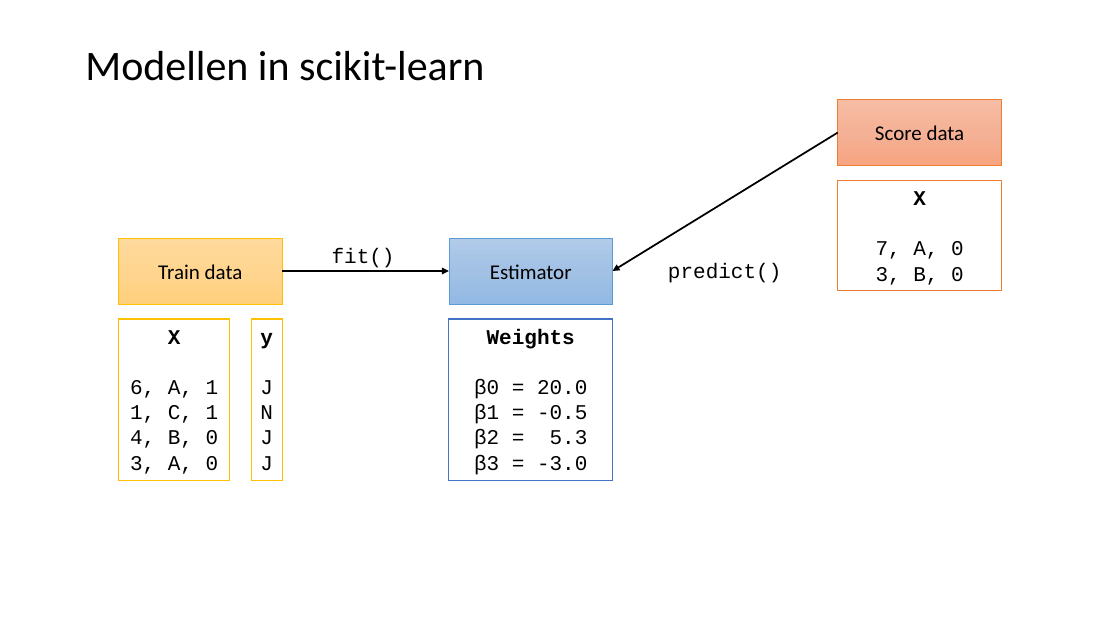
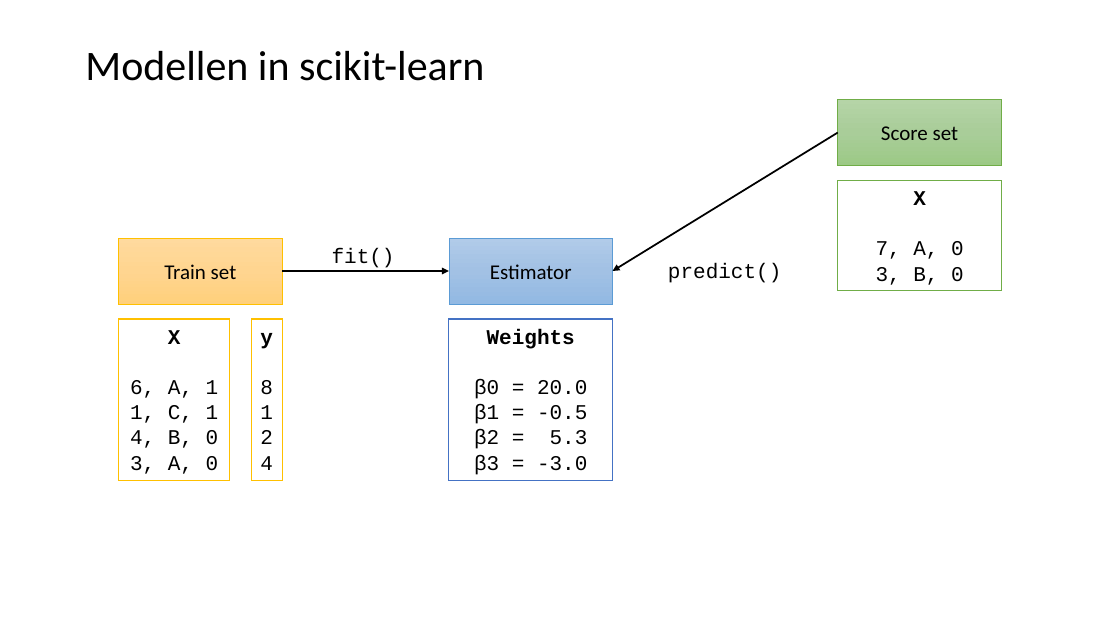
Before and after one commit to LFKoning/knowledge-sharing, a slide deck: slide 22 of python_course/4_scikit_learn/python_cursus_4.pptx. Drawn at 1120x630 pixels with LibreOffice and Linux fonts; fonts in the diff are those of the drawing. Boxes give left, top, right and bottom in pixels: in the first picture for what was removed or moved away, otherwise in the second. Text is boxed around its words. In the diff, an @@ line names an element or a change of style, - is before the commit and + after.

```diff
--- a/python_course/4_scikit_learn/python_cursus_4.pptx
+++ b/python_course/4_scikit_learn/python_cursus_4.pptx
@@ rectangle "Score set" at <box>838,100,1002,166</box>: fill gradient #F7BDA5 to #F5B196 to #F8A582 to gradient #B5D5A7 to #AACE9A to #9CC987; outline #ED7D31 0.5 pt to #70AD47 0.5 pt @@
@@ text in rectangle at <box>881,126,959,140</box>: text changed @@
-Score data
+Score set
@@ rectangle "X" at <box>838,181,1002,291</box>: outline #ED7D31 1 pt to #70AD47 1 pt @@
@@ text in rectangle at <box>164,264,237,279</box>: text changed @@
-Train data
+Train set
@@ text in rectangle at <box>260,380,273,470</box>: text changed @@
-J
-N
-J
-J
+8
+1
+2
+4
```
Also in this commit, not shown: 15 other slides changed, 5 slides added, 1 slide removed, 8 other files.
